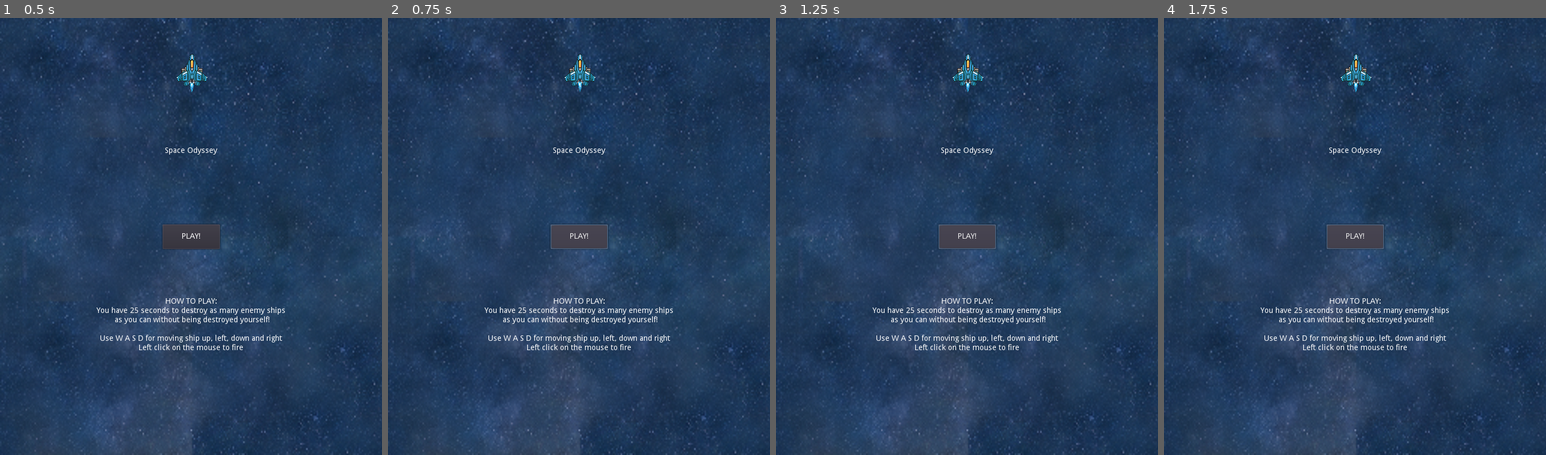
Above: before the commit, frames 1-4 (left to right).
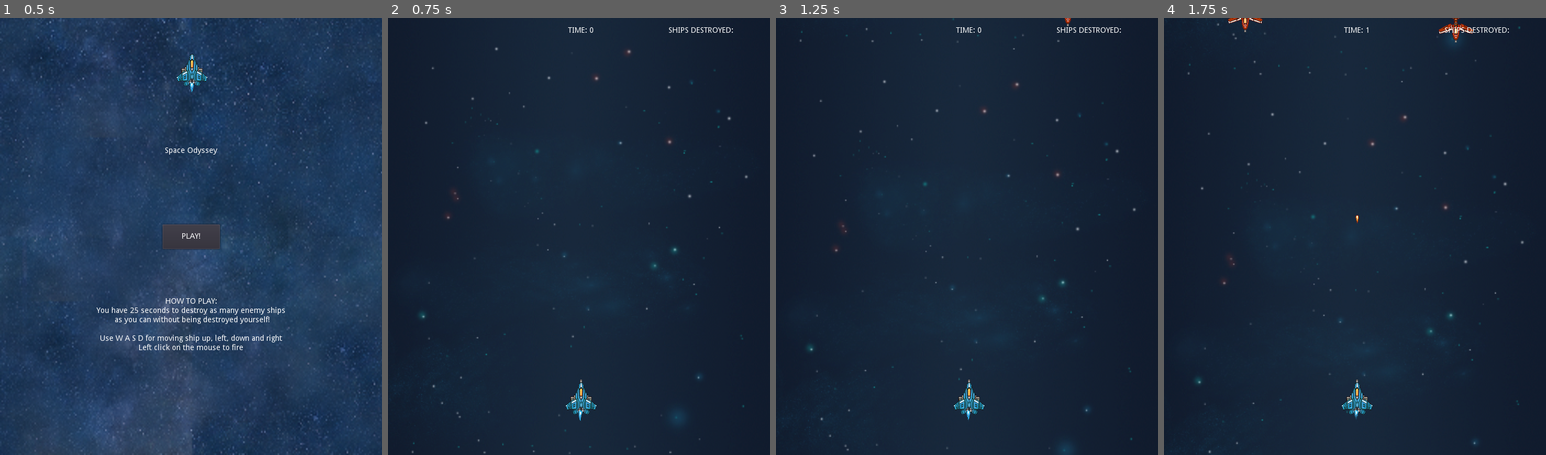
Above: after the commit, the same moments.

Repository: jdibble21/FP-Space-Odyssey
Game: Godot game, scene res://src/Menu.tscn
Same seed, same stepped clock (60 frames per second), same inputs: the game is played once before the commit and once after it. This scene is started directly instead of the project's main scene.
Inputs (mouse positions are in pixels of both pictures, inside the frame that each line leads up to):
- Up to frame 1 (0.5 s): no input
- Up to frame 2 (0.75 s): click "PLAY!" at 0.5 s
- Up to frame 3 (1.25 s): no input
- Up to frame 4 (1.75 s): click (1355, 236) at 1.25 s, where only the run before the commit has a clickable "PLAY!"

Frame 1 is identical in both runs. In frame 2, 93% of the frame differs, in the area x 0-100%, y 0-100%; in frame 3, 93%; in frame 4, 94%.

Commit message:
Add export settings

Diff:
--- a/project/src/Level_One/LevelOne.gd
+++ b/project/src/Level_One/LevelOne.gd
@@ -5,8 +5,9 @@
 const SPEED := 2
 
 export (PackedScene) var _asteroid_one
+var ships_destroyed := 0
 
-onready var _HUD_time := $HUD
+onready var _HUD := $HUD
 onready var _background := $ParallaxBackground/ParallaxLayer
 
 func _ready():
@@ -22,7 +23,7 @@
 	if _background.position.y >= 800:
 		_background.motion_offset.y = 0
 	_background.motion_offset.y += SPEED
-	if _HUD_time.rounded_time >= 25:
+	if _HUD.rounded_time >= 25:
 		$HUD/GameOverLabel.show()
 		$MusicLoop.stop()
 		get_tree().paused = true
--- a/project/src/Menu.gd
+++ b/project/src/Menu.gd
@@ -1,6 +1,14 @@
 extends CanvasLayer
 
+onready var _gameplay_scene = load("res://src/Level_One/LevelOne.tscn")
 
 func _ready():
 	$ShipSprite/ShipExhaust.play("active")
 	$MenuMusic.play()
+
+
+
+func _on_PlayButton_pressed():
+	print("pressed")
+	queue_free()
+	get_tree().get_root().add_child(_gameplay_scene.instance())
--- a/project/src/Menu.tscn
+++ b/project/src/Menu.tscn
@@ -87,3 +87,4 @@
 [node name="MenuMusic" type="AudioStreamPlayer2D" parent="."]
 stream = ExtResource( 6 )
 volume_db = -9.087
+[connection signal="pressed" from="PlayButton" to="." method="_on_PlayButton_pressed"]
--- a/project/src/PauseMenu.gd
+++ b/project/src/PauseMenu.gd
@@ -1,7 +1,7 @@
 extends CanvasLayer
 
 
-onready var _menu_scene = load("res://src/Menu.tscn")
+onready var _menu_scene = preload("res://src/Menu.tscn")
 
 func _on_ResumeButton_pressed():
 	$PausePanel.hide()
@@ -9,5 +9,7 @@
 
 
 func _on_ReturnMenuButton_pressed():
+	get_parent().queue_free()
+	get_tree().paused = false
 	queue_free()
-	get_tree().get_root().add_child(_menu_scene.instance())
+	get_tree().get_root().add_child(load("res://src/Menu.tscn").instance())
Not shown, added: project/export_presets.cfg
Not shown, added: .github/workflows/godot-ci.yml
